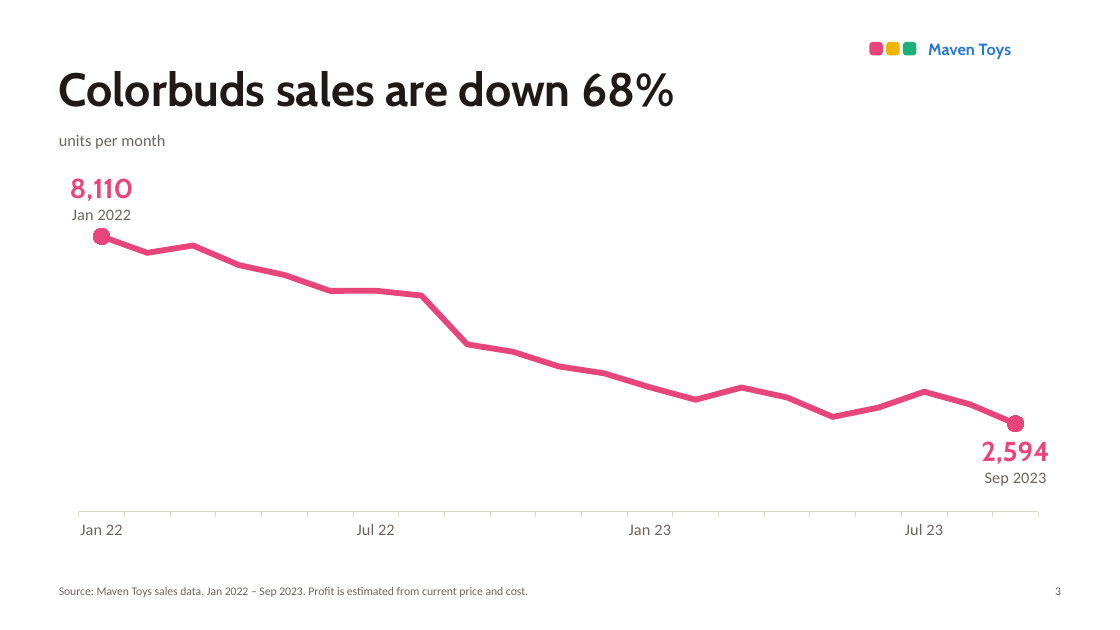
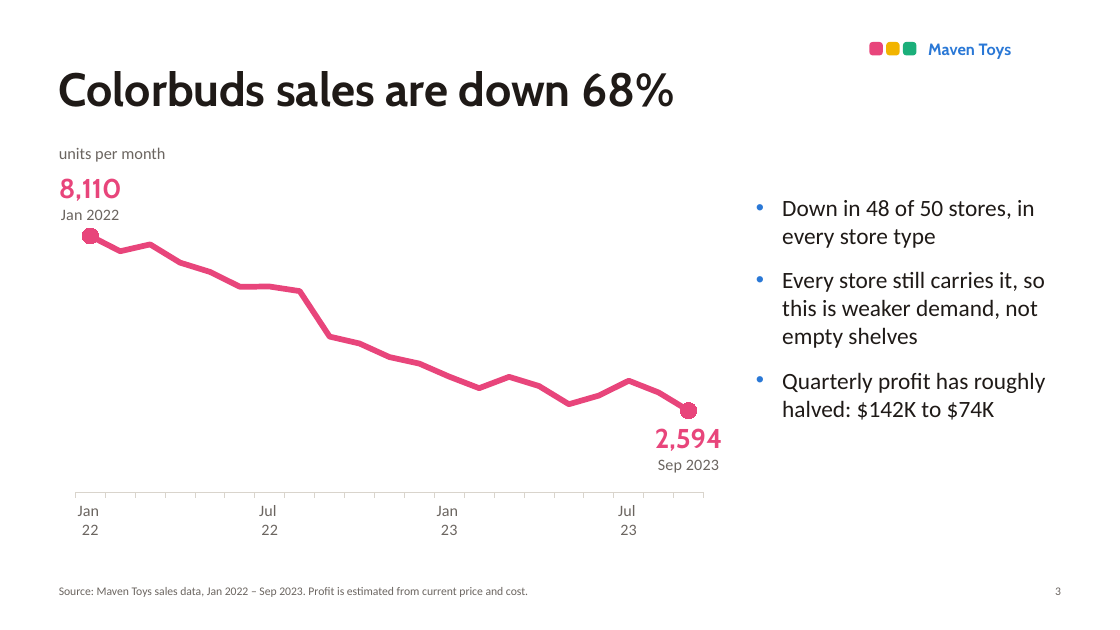
Before and after one commit to surajko9000/maven-toys-ai-analytics, a slide deck: slide 3 of site/deck/Colorbuds_to_Playfoam.pptx. Drawn at 1120x630 pixels with LibreOffice and Linux fonts; fonts in the diff are those of the drawing. Boxes give left, top, right and bottom in pixels: in the first picture for what was removed or moved away, otherwise in the second. Text is boxed around its words. In the diff, an @@ line names an element or a change of style, - is before the commit and + after.

```diff
--- a/site/deck/Colorbuds_to_Playfoam.pptx
+++ b/site/deck/Colorbuds_to_Playfoam.pptx
@@ text "units per month": place and size @@
-text "units per month" at box(59, 134, 165, 149)
+text "units per month" at box(59, 147, 165, 162)
@@ line chart: place and size @@
-line chart at box(59, 172, 1059, 567)
+line chart at box(59, 172, 723, 567)
@@ text added at box(782, 200, 1046, 420), 20 pt, text #1F1A17 @@
+• Down in 48 of 50 stores, in every store type
+• Every store still carries it, so this is weaker demand, not empty shelves
+• Quarterly profit has roughly halved: $142K to $74K
```
Also in this commit, not shown: 4 other slides changed, 6 other files.
